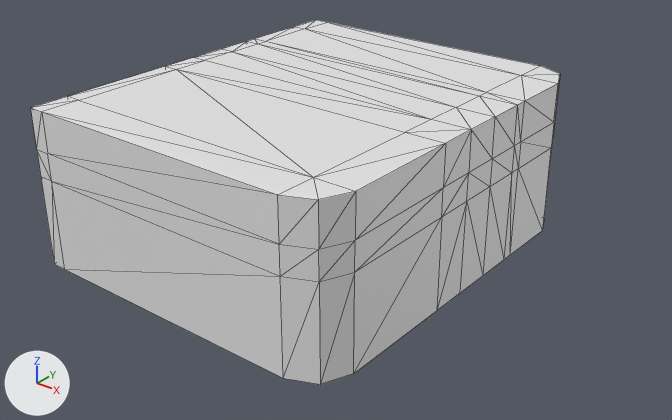
What one commit did to the OBJ model Game/res/assets/models/CapQuarters.obj.
Rendered twice from a 50 mm lens placed at (18.3, -17.2, 10.05), pointed at (6.0, -1.83, 0.52). Lighting does not change. The marker at lower left points along +X, +Y and +Z. Mesh edges are drawn as thin lines. Where no turn or scale is listed for an object, it has been applied to the vertices.

The first picture shows 'CapQuarters'.
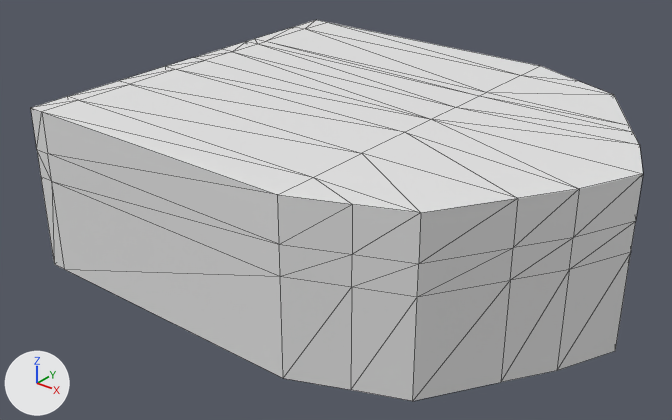
The edits, one by one:
me_capquarters is used by ob_capquarters; location (0.0, 0.0, 0.0).
me_capquarters had 191 vertices, 332 faces and spanned x 0.58..9.0, y -6.0..4.0, z -1.0..3.0.
me_capquarters now has 201 vertices, 350 faces and spans x 0.58..12.75, y -6.0..4.0, z -1.0..3.0.
Part 1, on me_capquarters:
9 vertices are removed from x 9.0, y -2.0..3.0, z -1.0..3.0.
46 faces are deleted.
7 vertices in x 9.0, y -5.0..3.0, z -1.0..3.0 move by (1.41, 0.0, 0.0).
4 vertices in x 8.7, y 3.7, z -1.0..3.0 move by (0.58, -0.24, 0.0).
4 vertices in x 8.7, y -5.7, z -1.0..3.0 move by (0.58, 0.24, 0.0).
3 vertices in x 9.0, y -2.0, z -1.0..2.0 move by (2.43, -1.43, 0.0).
9 vertices move from x 9.0, y 0.0..1.33, z -1.0..3.0 to x 10.41..11.7, y 1.0..3.0, z -1.0..3.0.
19 vertices are added at x 0.58..12.75, y -3.72..0.38, z -1.0..3.0.
64 new faces join them.

Pixel boxes [x1, y1, x2, y2] of what changed, in the pictures (672 x 420 px; the box of a moved part takes in the faces that stretch with it):
'CapQuarters', reshaped (16% wider): before [31, 20, 560, 384]; after [31, 20, 643, 401]
part 1 of me_capquarters, moved or reshaped: before [68, 66, 560, 310]; after [68, 66, 643, 382]
